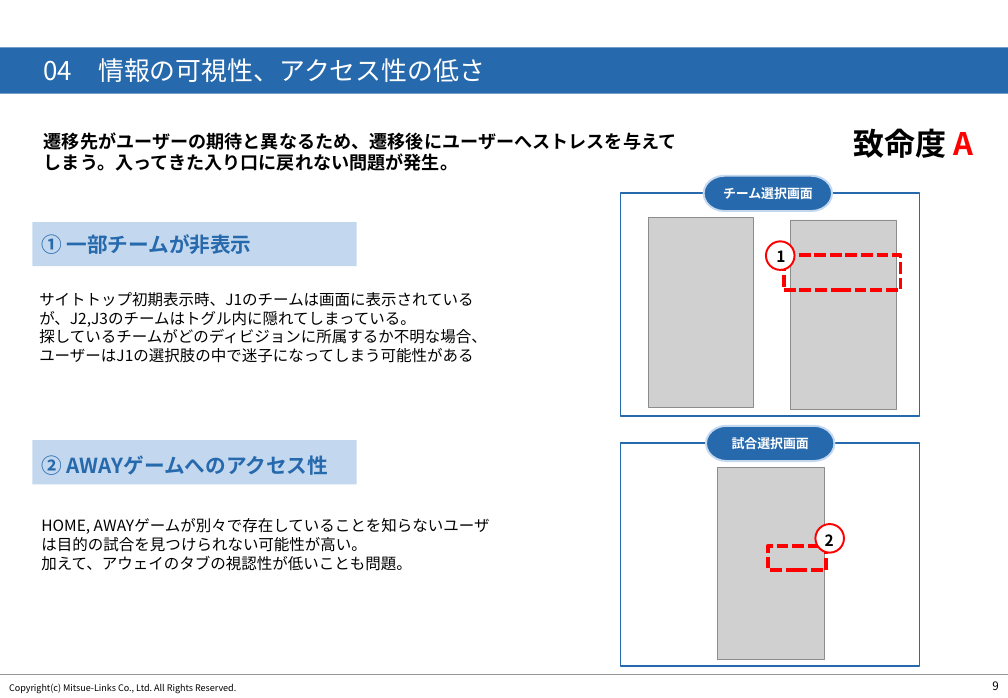
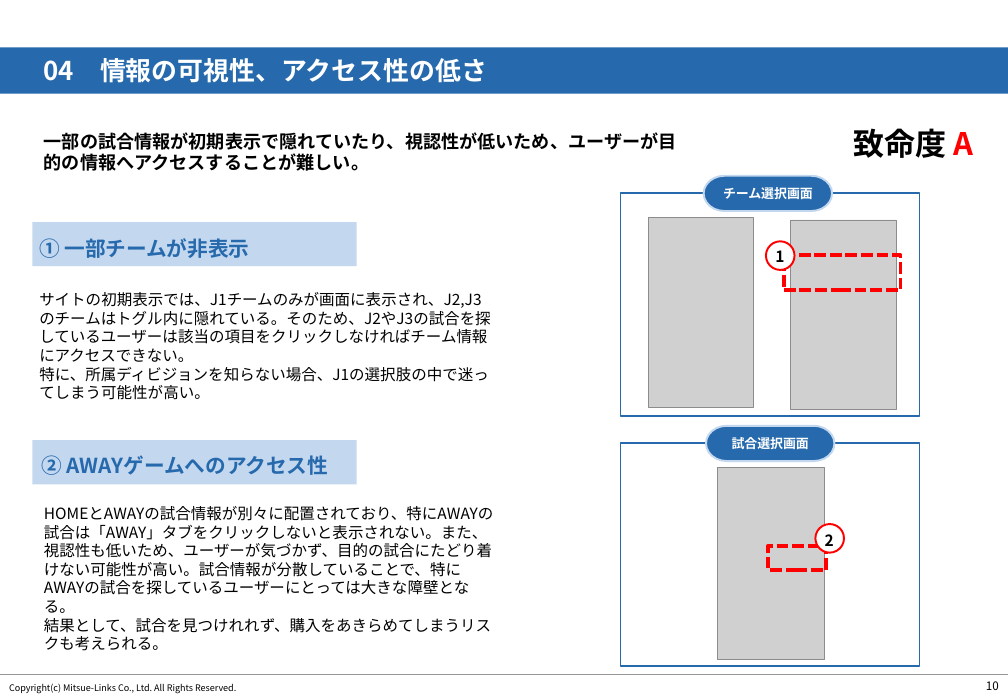
Before and after one commit to sakitama14/TheOdinProject, a slide deck: slide 11 of 調査報告書.pptx (slide 10 before the commit). Drawn at 1008x698 pixels with LibreOffice and Linux fonts; fonts in the diff are those of the drawing; grey boxes stand for pictures; background and template pictures are left out. Boxes give left, top, right and bottom in pixels: in the first picture for what was removed or moved away, otherwise in the second. Text is boxed around its words. In the diff, an @@ line names an element or a change of style, - is before the commit and + after.

```diff
--- a/調査報告書.pptx
+++ b/調査報告書.pptx
@@ text "04 情報の可視性、アクセス性の低さ" at <box>0,47,1008,94</box>: bold on @@
@@ text at <box>44,132,677,171</box>: text changed @@
-遷移先がユーザーの期待と異なるため、遷移後にユーザーへストレスを与えてしまう。入ってきた入り口に戻れない問題が発生。
+一部の試合情報が初期表示で隠れていたり、視認性が低いため、ユーザーが目的の情報へアクセスすることが難しい。
@@ text "① 一部チームが非表示": place and size @@
-text "① 一部チームが非表示" at <box>42,234,252,254</box>
+text "① 一部チームが非表示" at <box>39,238,250,258</box>
@@ text at <box>39,292,490,400</box>: text changed @@
-サイトトップ初期表示時、J1のチームは画面に表示されているが、J2,J3のチームはトグル内に隠れてしまっている。
-探しているチームがどのディビジョンに所属するか不明な場合、ユーザーはJ1の選択肢の中で迷子になってしまう可能性がある
+サイトの初期表示では、J1チームのみが画面に表示され、J2,J3のチームはトグル内に隠れている。そのため、J2やJ3の試合を探しているユーザーは該当の項目をクリックしなければチーム情報にアクセスできない。
+特に、所属ディビジョンを知らない場合、J1の選択肢の中で迷ってしまう可能性が高い。
@@ text at <box>44,506,494,651</box>: text changed @@
-HOME, AWAYゲームが別々で存在していることを知らないユーザは目的の試合を見つけられない可能性が高い。
-加えて、アウェイのタブの視認性が低いことも問題。
+HOMEとAWAYの試合情報が別々に配置されており、特にAWAYの試合は「AWAY」タブをクリックしないと表示されない。また、視認性も低いため、ユーザーが気づかず、目的の試合にたどり着けない可能性が高い。試合情報が分散していることで、特にAWAYの試合を探しているユーザーにとっては大きな障壁となる。
+結果として、試合を見つけれれず、購入をあきらめてしまうリスクも考えられる。
@@ page number at <box>986,681,999,690</box>: text changed @@
-9
+10
```
Also in this commit, not shown: 2 other slides changed, 4 slides added, 3 slides removed.
